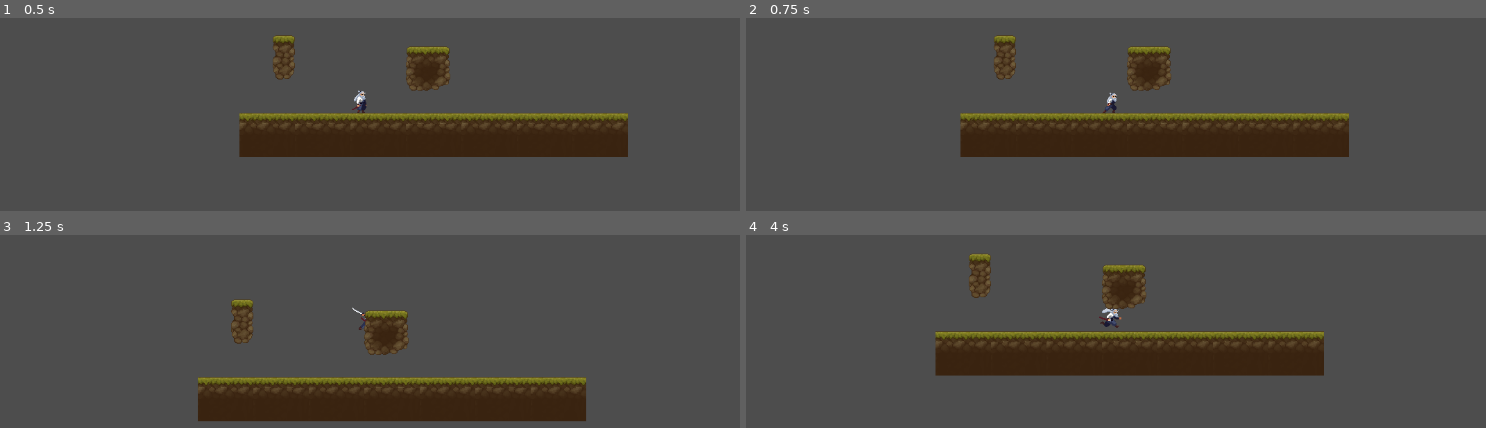
Above: before the commit, frames 1-4 (two rows, left to right).
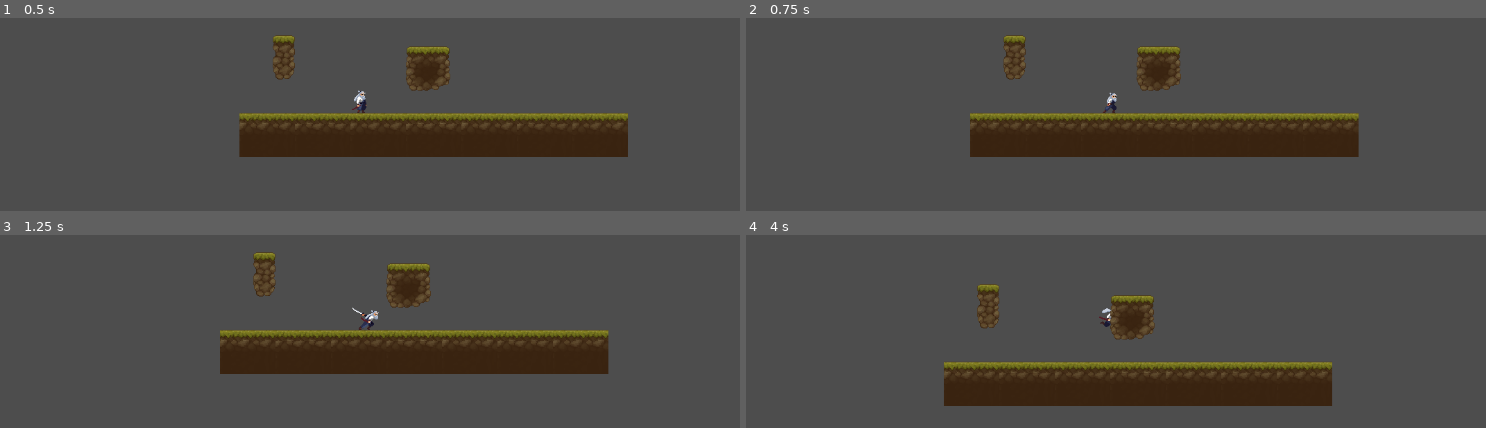
Above: after the commit, the same moments.

Repository: ali1x3/Baked_Potato
Game: Godot game, scene res://scenes/game.tscn
Same seed, same stepped clock (60 frames per second), same inputs: the game is played once before the commit and once after it.
Inputs (mouse positions are in pixels of both pictures, inside the frame that each line leads up to):
- Up to frame 1 (0.5 s): no input
- Up to frame 2 (0.75 s): tap Enter at 0.5 s; move the mouse to (1286, 91) at 0.52 s; hold Right (move_right) from 0.53 s (still down); click (1286, 91) at 0.6 s
- Up to frame 3 (1.25 s): keep holding Right (move_right); tap Space (jump) at 0.77, 0.8, 1.07 s
- Up to frame 4 (4 s): move the mouse to (945, 352) at 1.27 s; tap Space (jump) at 1.35, 1.52, 1.82, 2.3, 3.02, 3.32, 3.77, 3.8 s; click (945, 352) at 1.55 s; move the mouse to (outside the picture) at 2.02 s; release Right (move_right) at 2.03 s; hold A (move_left) 2.03-2.78 s; click (outside the picture) at 2.1 s; move the mouse to (1064, 420) at 2.77 s; hold Right (move_right) from 2.78 s (still down); tap Enter at 2.85 s; click (1064, 420) at 3.05 s; move the mouse to (1345, 397) at 3.52 s; tap F at 3.6 s

Frame 1 is identical in both runs. In frame 2, 2.4% of the frame differs, in the area x 28-83%, y 8-73%; in frame 3, 26%, in the area x 26-83%, y 8-97%; in frame 4, 22%.

Commit message:
tweaked mid air attacks

Diff:
--- a/src/player/character_body_2d.gd
+++ b/src/player/character_body_2d.gd
@@ -2,9 +2,10 @@
 
 # constants
 const SPEED = 300.0
-const JUMP_VELOCITY = -400.0
+const JUMP_VELOCITY = -500.0
 const COYOTE_TIME = 0.10 # grace period that you can perform a normal jump after a ledge
 const BUFFER_TIME = 0.10
+const FRICTION = 100.0
 
 # booleans
 var DOUBLE_JUMPED = false
@@ -37,11 +38,10 @@
 
 	if not taking_action:
 		run_listener()
-		attack_listener()
-
+		attack_listener(delta)
+		jump_listener()
 	# Get the input direction and handle the movement/deceleration.
 	# As good practice, you should replace UI actions with custom gameplay actions.
-	jump_listener()
 	move_and_slide()
 
 func jump_listener() -> void:
@@ -67,12 +67,14 @@
 		velocity.x = move_toward(velocity.x, 0, SPEED)
 		animations.play("idle")
 
-func attack_listener() -> void:
+func attack_listener(delta: float) -> void:
 	if Input.is_action_just_pressed("attack"):
 		is_attacking = true
-		gravity_vector *= 0.5
-		velocity.y *= 0.2
-		velocity.x *= 0.4
+		gravity_vector *= 0.03
+		velocity.y = 0
+		velocity.x *= 0.05
+		velocity = velocity.move_toward(Vector2.ZERO, FRICTION * delta)
+
 		attack_string_handler()
 		animations.animation_finished.connect(attack_finished)
 
